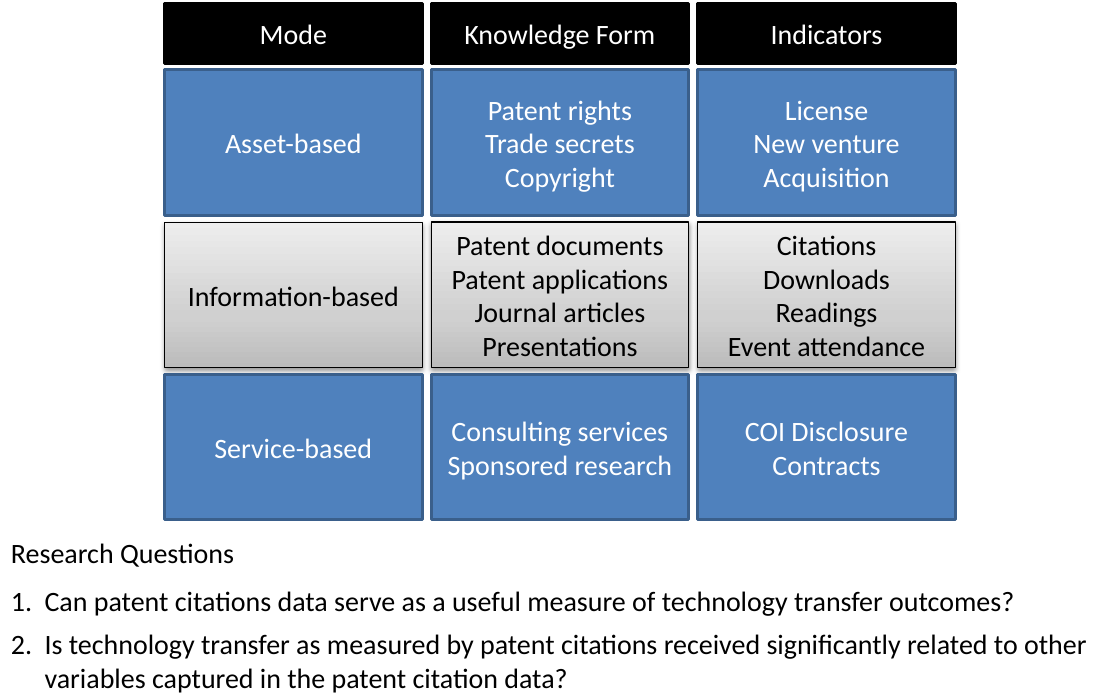
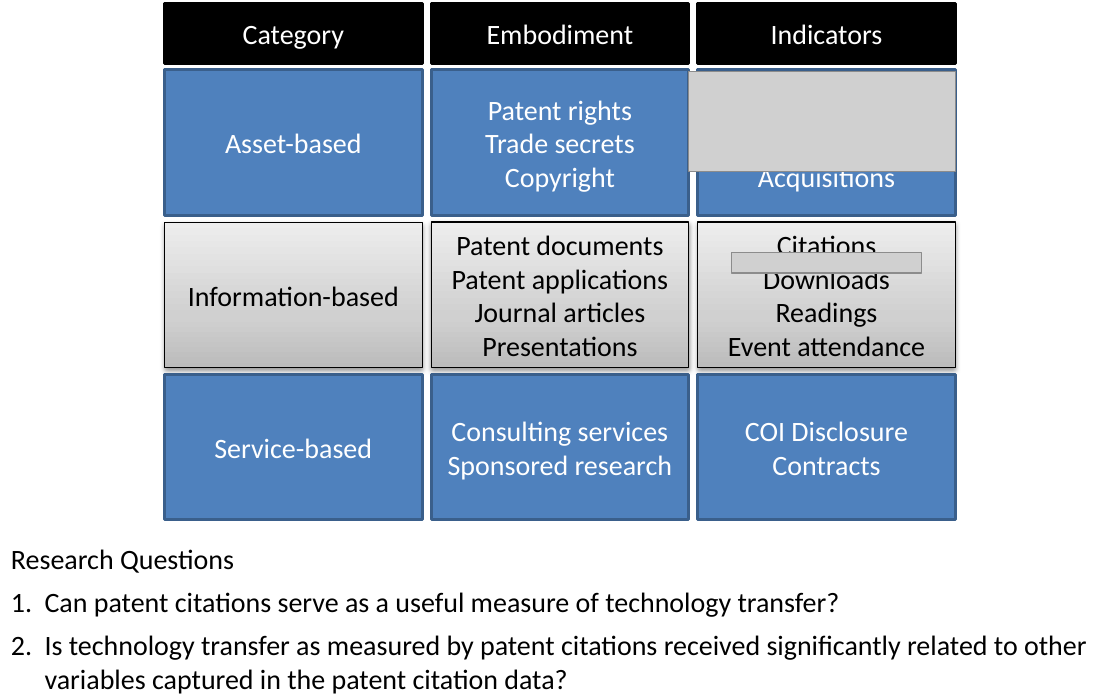
Before and after one commit to SLU-Courses-Townes/SOC6100, a slide deck: slide 4 of Presentations/Presentation02/Townes_SOC6100_Presentation02.pptx. Drawn at 1120x700 pixels with LibreOffice and Linux fonts; fonts in the diff are those of the drawing; grey boxes stand for pictures. Boxes give left, top, right and bottom in pixels: in the first picture for what was removed or moved away, otherwise in the second. Text is boxed around its words. In the diff, an @@ line names an element or a change of style, - is before the commit and + after.

```diff
--- a/Presentations/Presentation02/Townes_SOC6100_Presentation02.pptx
+++ b/Presentations/Presentation02/Townes_SOC6100_Presentation02.pptx
@@ text in rectangle at box(243, 26, 344, 49): text changed @@
-Mode
+Category
@@ text in rectangle at box(487, 24, 634, 45): text changed @@
-Knowledge Form
+Embodiment
@@ picture added at box(689, 72, 955, 171) @@
@@ text in rectangle at box(758, 164, 895, 192): text changed @@
-License
-New venture
-Acquisition
+License agreements
+New ventures
+Acquisitions
@@ picture added at box(731, 252, 922, 273) @@
@@ text "Research Questions": place and size @@
-text "Research Questions" at box(11, 591, 1086, 693)
+text "Research Questions" at box(11, 549, 1086, 694)
@@ text at box(11, 549, 840, 617): text changed @@
-1. Can patent citations data serve as a useful measure of technology transfer outcomes?
+Research Questions
+1. Can patent citations serve as a useful measure of technology transfer?
@@ text removed at box(11, 543, 234, 567) @@
-Research Questions
```
Also in this commit, not shown: 8 other slides changed, 1 slide added.
